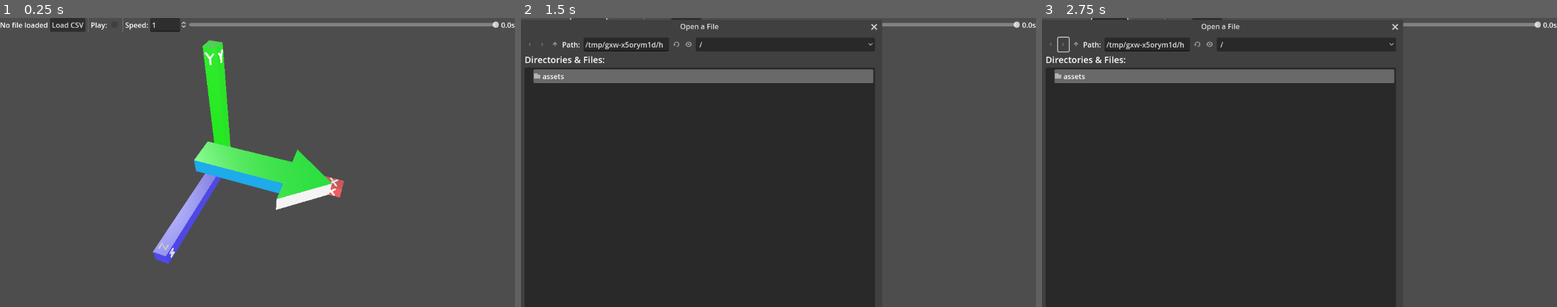
Above: before the commit, frames 1-3 (left to right).
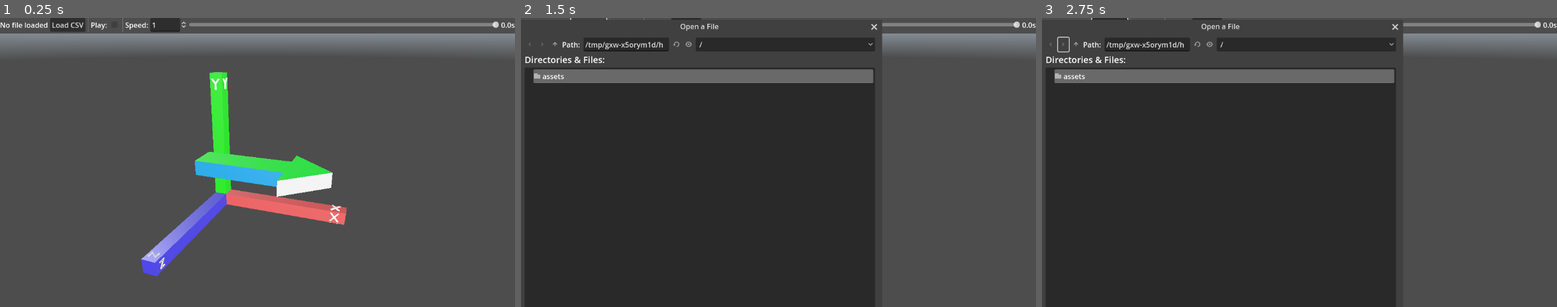
Above: after the commit, the same moments.

Repository: manforowicz/3d-rotation-visualizer
Game: Godot game, scene res://main.tscn
Two runs of this game, one before a commit and one after it. Both use one fixed random seed, a clock stepped at 60 frames per second and the inputs below. A sky picture missing from this copy of the repository is replaced by a grey-blue gradient.
Inputs (mouse positions are in pixels of both pictures, inside the frame that each line leads up to):
- Up to frame 1 (0.25 s): no input
- Up to frame 2 (1.5 s): tap Enter at 0.5 s; move the mouse to (891, 148) at 0.52 s; click (891, 148) at 0.67 s; click "Load CSV" at 1.25 s
- Up to frame 3 (2.75 s): click (1062, 44) at 2 s

The runs differ from the first frame. In frame 1, 12% of the frame differs, in the area x 0-100%, y 5-90%; in frame 2, 1.7%; in frame 3, 1.7%.

Commit message:
Changed view

Diff:
--- a/main.tscn
+++ b/main.tscn
@@ -35,7 +35,7 @@
 script = ExtResource("1_1361n")
 
 [node name="FileDialog" type="FileDialog" parent="Controls/LoadCSV"]
-title = "Open CSV"
+title = "Open a File"
 position = Vector2i(0, 36)
 size = Vector2i(800, 800)
 ok_button_text = "Open"
@@ -119,7 +119,7 @@
 transform = Transform3D(0.5, 0, 0, 0, 0.5, 0, 0, 0, 0.5, -5, -5, -5)
 
 [node name="CameraPivot" type="Node3D" parent="SubViewportContainer/mainView/world"]
-transform = Transform3D(0.939693, -0.241845, 0.241845, 0, 0.707107, 0.707107, -0.34202, -0.664463, 0.664463, 0, 0, 0)
+transform = Transform3D(0.939693, -0.127015, 0.317561, 0, 0.928486, 0.371368, -0.34202, -0.348972, 0.872491, 0, 0, 0)
 script = ExtResource("5_h2y8d")
 
 [node name="Camera3D" type="Camera3D" parent="SubViewportContainer/mainView/world/CameraPivot"]
